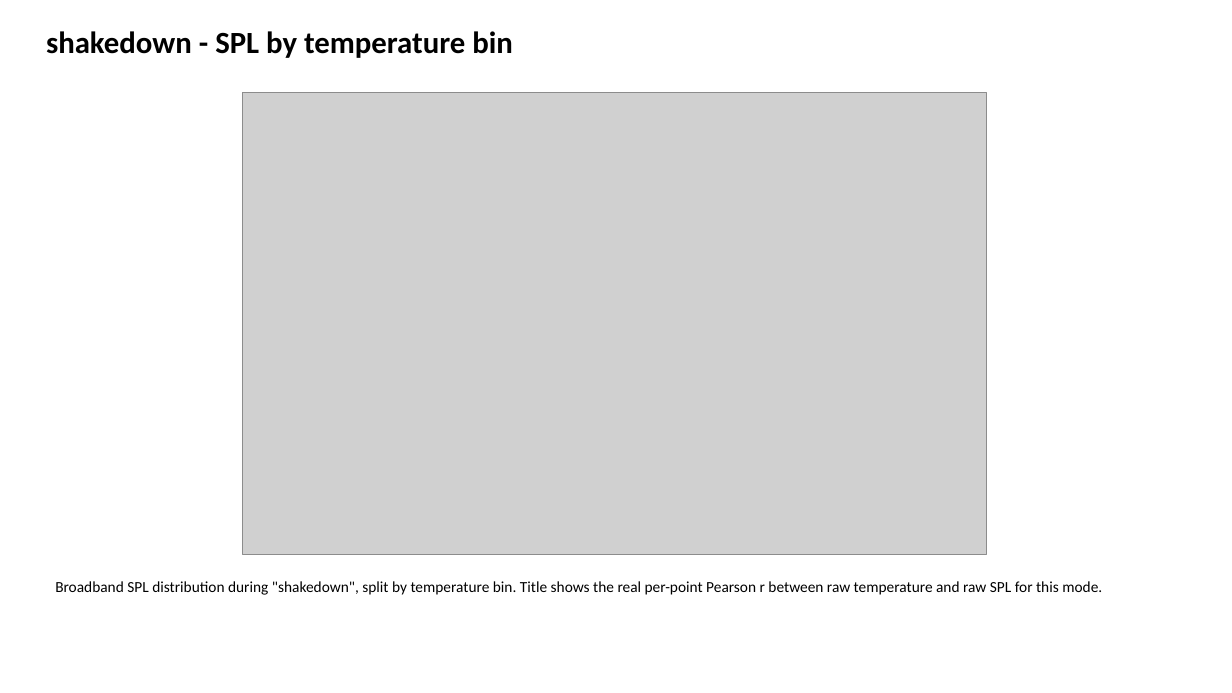
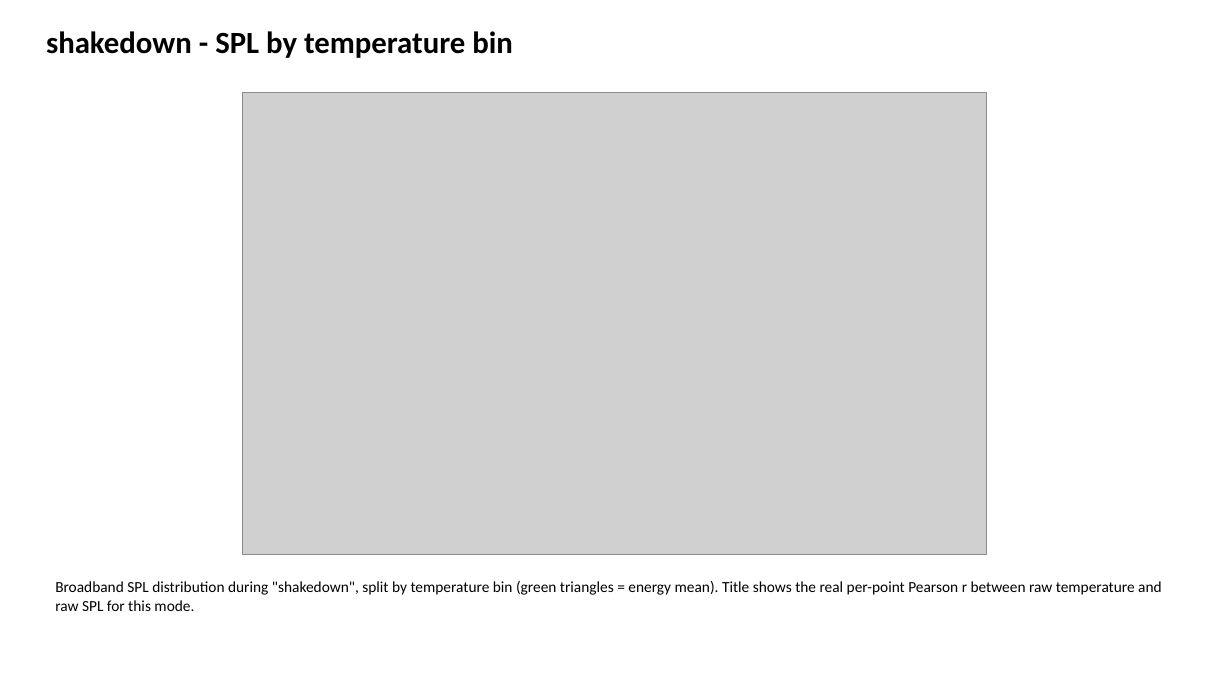
Before and after one commit to NMFS-PAM-Glider/hackathon-shared-repo, a slide deck: slide 14 of noise-fx-calc/noise_analysis_outputs/sg607/sg607_pam_noise_summary.pptx. Drawn at 1232x693 pixels with LibreOffice and Linux fonts; fonts in the diff are those of the drawing; grey boxes stand for pictures. Boxes give left, top, right and bottom in pixels: in the first picture for what was removed or moved away, otherwise in the second. Text is boxed around its words. In the diff, an @@ line names an element or a change of style, - is before the commit and + after.

```diff
--- a/noise-fx-calc/noise_analysis_outputs/sg607/sg607_pam_noise_summary.pptx
+++ b/noise-fx-calc/noise_analysis_outputs/sg607/sg607_pam_noise_summary.pptx
@@ text at box(55, 581, 1162, 611): text changed @@
-Broadband SPL distribution during "shakedown", split by temperature bin. Title shows the real per-point Pearson r between raw temperature and raw SPL for this mode.
+Broadband SPL distribution during "shakedown", split by temperature bin (green triangles = energy mean). Title shows the real per-point Pearson r between raw temperature and raw SPL for this mode.
```
Also in this commit, not shown: 129 other slides changed, 4 other files.
